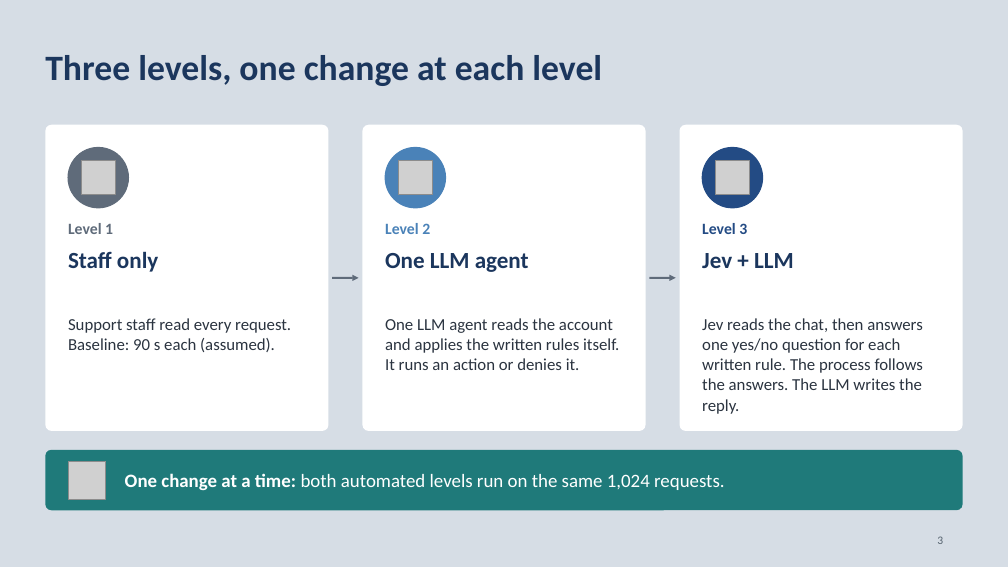
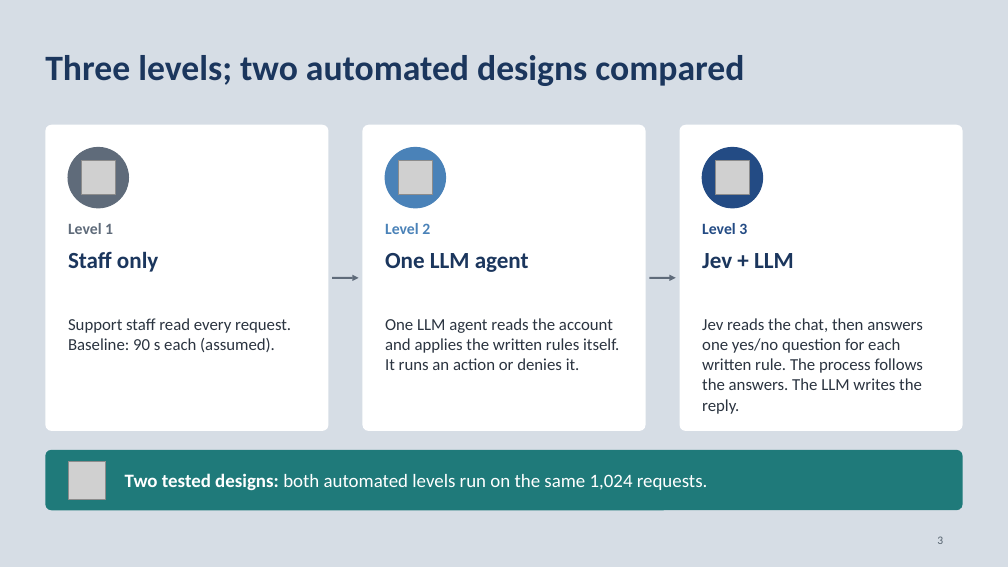
Before and after one commit to neilonthesky/english-presentation, a slide deck: slide 3 of slides/deck.pptx. Drawn at 1008x567 pixels with LibreOffice and Linux fonts; fonts in the diff are those of the drawing; grey boxes stand for pictures. Boxes give left, top, right and bottom in pixels: in the first picture for what was removed or moved away, otherwise in the second. Text is boxed around its words. In the diff, an @@ line names an element or a change of style, - is before the commit and + after.

```diff
--- a/slides/deck.pptx
+++ b/slides/deck.pptx
@@ text at [45, 55, 744, 86]: text changed @@
-Three levels, one change at each level
+Three levels; two automated designs compared
@@ text at [125, 473, 708, 490]: text changed @@
-One change at a time: both automated levels run on the same 1,024 requests.
+Two tested designs: both automated levels run on the same 1,024 requests.
```
Also in this commit, not shown: 12 other slides changed, 1 slide added, 1 other file.
